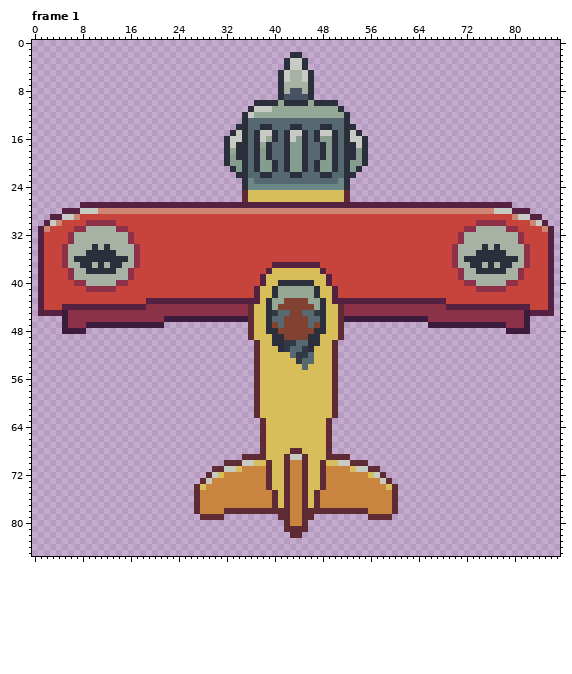
Pixel-art file, stored at _asset_builder/RaccoonPlane.aseprite. That is the earlier state.
88x86 pixels, 1 frame. Shown: frame 1. The commit also changed other frames, which this record leaves out.
Once edited:
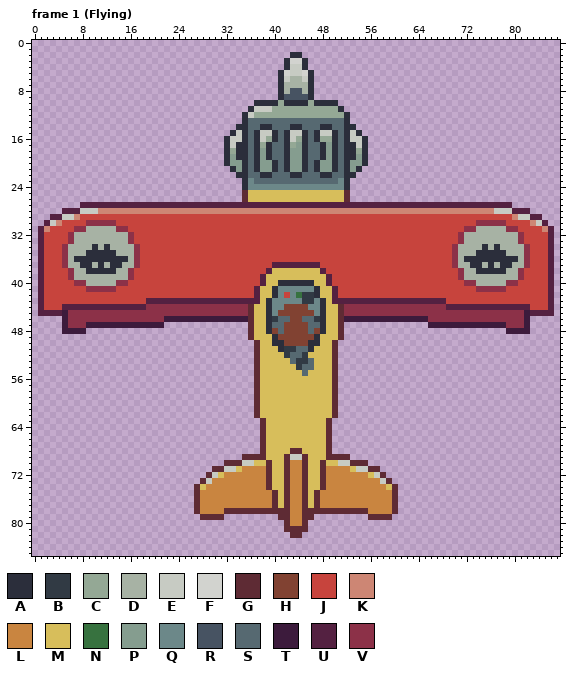
Palette (. is transparent): A #2b2e3b  B #313a44  C #94a895  D #a7b2a4  E #c7cbc3  F #d2d3cf  G #5e2b34  H #814232  J #c7443d  K #cd8674  L #c98540  M #d7be5b  N #37723f  P #859d8f  Q #6c8889  R #475362  S #566971  T #3c1b3c  U #542141  V #8c3148
What changed:
--- frame 1 (Flying), layers "Layer 5", "Layer 1"
@@ x 40..47 @@
  2 ...AA...
- 3 ..AEEA..
+ 3 ..AFFA..
  4 ..AEEA..
- 5 .AEDDEA.
+ 5 .AFEEFA.
  6 .AEDDEA.
@@ x 41..56 @@
 15 SAEEASAEEASAEA..
-16 SAEPASAPPASAEEA.
-17 SAPPASSAPASAAEA.
-18 SAPPASSAPASAAPA.
+16 SAECASACCASAEEA.
+17 SACPASSAPASAAEA.
+18 SAPPASSAPASAACA.
 19 SAPPASSAPASAAPA.
@@ x 38..49 @@
 40 UMMAAAAAAMMU
-41 MMACCCCCCAMM
-42 MMACCCCCCAMM
-43 MACCHHHHCCAM
-44 MACHHHHHHCAM
-45 MABSSHHSSBAM
-46 MASSHHHHSSAM
-47 MAHSHHHHSHAM
-48 MAAHHHHHHAAM
-49 MMAAHHHHAAMM
-50 MMAABBSSAAMM
-51 MMMABSSBAMMM
-52 MMMMMSBBSMMM
-53 MMMMMMBSSMMM
-54 MMMMMMMSMMMM
-55 MMMMMMMMMMMM
+41 MMAQQQQQQAMM
+42 MMAQJQNBBAMM
+43 MAQQQQQBBQAM
+44 MAQQHHHHQQAM
+45 MAQHHHHHHQAM
+46 MABSSHHSSBAM
+47 MASSHHHHSSAM
+48 MAHSHHHHSHAM
+49 MMAHHHHHHAMM
+50 MMAAHHHHAAMM
+51 MMMABBSSAMMM
+52 MMMMBSSBMMMM
+53 MMMMMSBBSMMM
+54 MMMMMMBSSMMM
+55 MMMMMMMSMMMM
 56 MMMMMMMMMMMM
Where, in picture pixels (left, top, right, bottom), the same in both pictures:
changed: (284, 58, 308, 76)
changed: (290, 136, 302, 148)
changed: (320, 136, 332, 142)
changed: (356, 148, 362, 154)
changed: (272, 286, 320, 376)
